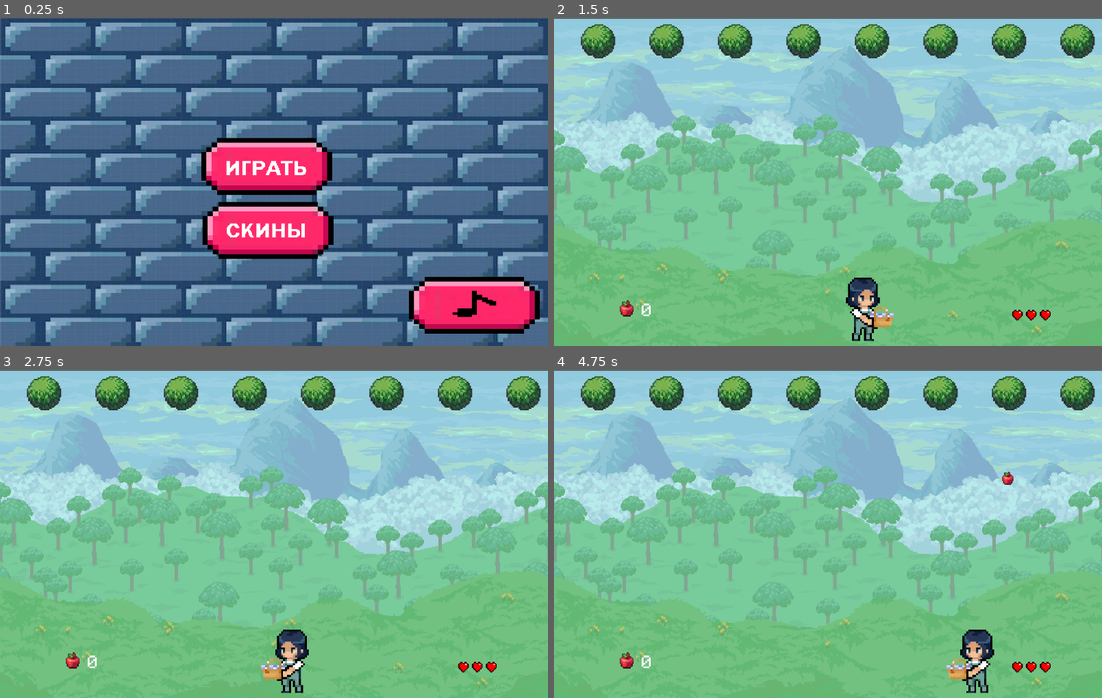
Above: before the commit, frames 1-4 (two rows, left to right).
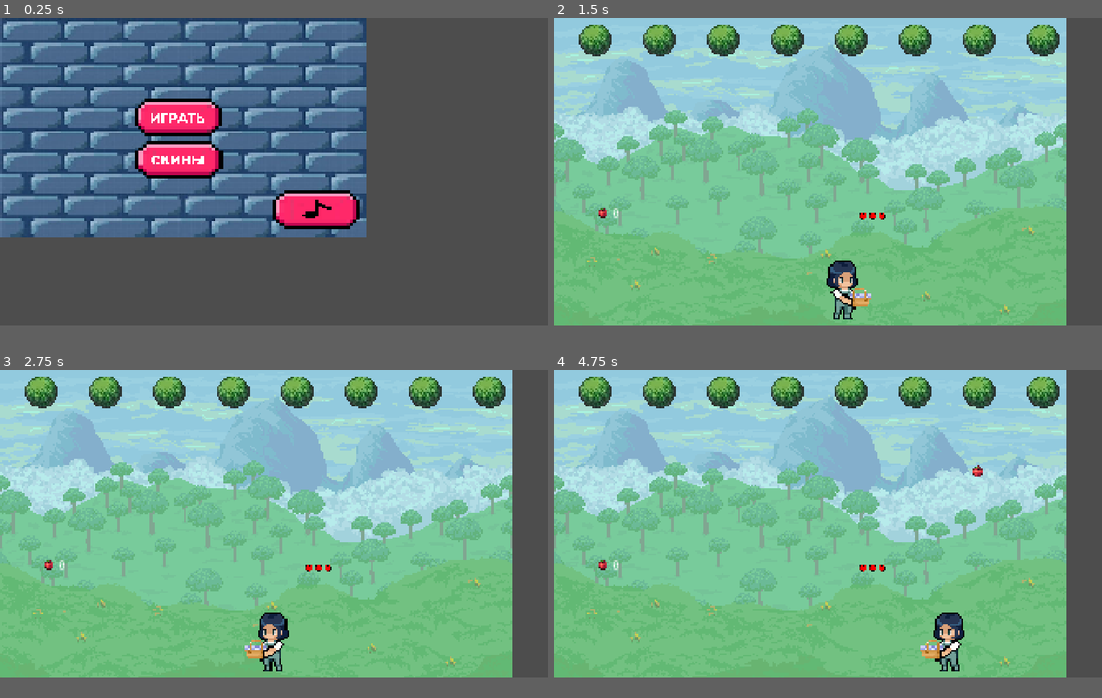
Above: after the commit, the same moments.

Repository: VIxeny/Ship
Game: Godot game, scene res://scenes/MainMenu.tscn
Same seed, same stepped clock (60 frames per second), same inputs: the game is played once before the commit and once after it.
Inputs (mouse positions are in pixels of both pictures, inside the frame that each line leads up to; where the layout moved, square brackets give the same spot in the first picture):
- Up to frame 1 (0.25 s): no input
- Up to frame 2 (1.5 s): click (729, 122) [822, 165] at 0.5 s; hold Right from 1.28 s (still down)
- Up to frame 3 (2.75 s): release Right at 2.03 s; hold Left from 2.03 s (still down)
- Up to frame 4 (4.75 s): release Left at 2.78 s; hold Right 2.78-4.28 s; hold Left from 4.28 s (still down)
In our replay, the window is 800x480 before the commit and 800x450 after it. These sizes can differ from the game's own. Grey fills any space a smaller window leaves; there, only what the larger window draws over its background counts as a difference.

The runs differ from the first frame. In frame 1, 79% of the frame differs, in the area x 0-100%, y 0-100%; in frame 2, 32%; in frame 3, 32%; in frame 4, 33%.

Commit message:
AddedCamera

Diff:
--- a/project.godot
+++ b/project.godot
@@ -23,8 +23,9 @@
 
 [display]
 
-window/size/viewport_width=1280
-window/size/viewport_height=768
+window/size/viewport_width=1920
+window/size/viewport_height=1080
+window/stretch/mode="canvas_items"
 
 [editor_plugins]
 
--- a/scenes/MainMenu.tscn
+++ b/scenes/MainMenu.tscn
@@ -64,6 +64,8 @@
 
 [node name="Timer" type="Timer" parent="."]
 wait_time = 0.2
+one_shot = true
+autostart = true
 
 [connection signal="pressed" from="CanvasLayer/TextureButton" to="CanvasLayer/TextureButton" method="_on_pressed"]
 [connection signal="pressed" from="CanvasLayer/TextureButton2" to="CanvasLayer/TextureButton2" method="_on_pressed"]
--- a/scenes/main.tscn
+++ b/scenes/main.tscn
@@ -194,5 +194,9 @@
 stream = ExtResource("16_jbj1t")
 autoplay = true
 
+[node name="Camera2D" type="Camera2D" parent="."]
+anchor_mode = 0
+zoom = Vector2(1.4, 1.4)
+
 [connection signal="timeout" from="player/Timer" to="player" method="_on_timer_timeout"]
 [connection signal="timeout" from="Spawner/Timer" to="Spawner" method="_on_timer_timeout"]
Not shown, changed: projects/game3/index.apple-touch-icon.png.import
Not shown, changed: projects/game3/index.icon.png.import
Not shown, changed: projects/game3/index.png.import
Not shown, changed: projects/game3.zip
Not shown, changed: projects/game3/index.html
Not shown, changed: projects/game3/index.pck
